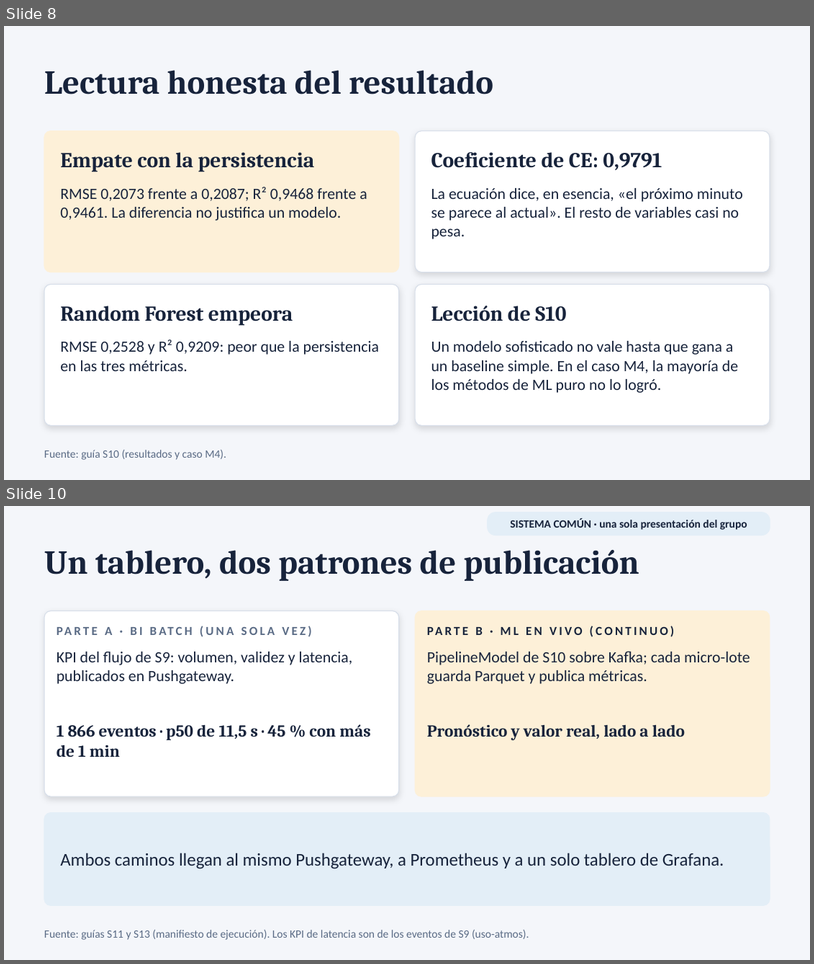
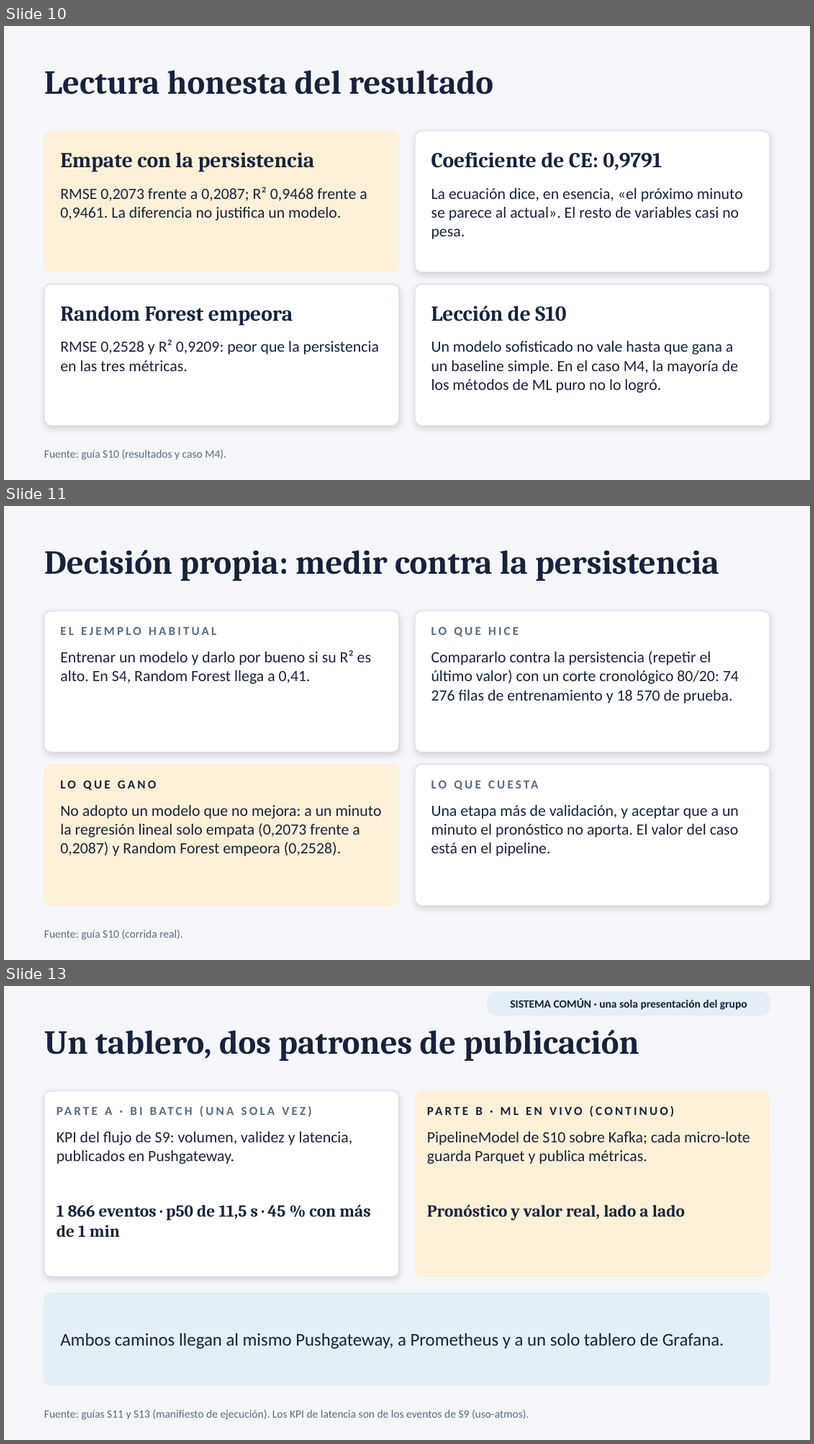
Before and after one commit to 262bigdata/lambda26, a slide deck: presentaciones/lambda26_U2_campo_electrico.pptx. Shown one above the other, each under a label of ours: slides 8 and 10 before the commit, slides 10, 11 and 13 after it; the slides between them are not shown. The pictures are 814x964 and 814x1444 pixels, drawn with LibreOffice and Linux fonts; fonts in the diff are those of the drawing. Boxes give left, top, right and bottom in pixels: in the first picture for what was removed or moved away, otherwise in the second. Text is boxed around its words. In the diff, an @@ line names an element or a change of style, - is before the commit and + after.

```diff
--- a/presentaciones/lambda26_U2_campo_electrico.pptx
+++ b/presentaciones/lambda26_U2_campo_electrico.pptx
@@ slide 11 added at (4,506,810,960), background #F4F6FA @@
@@ text added at (44,550,720,581), 30 pt, text #17233B, bold @@
+Decisión propia: medir contra la persistencia
@@ rounded rectangle added at (44,611,399,752), fill #FFFFFF, outline #D8DFEA 0.75 pt @@
@@ rounded rectangle added at (415,611,770,752), fill #FFFFFF, outline #D8DFEA 0.75 pt @@
@@ text added at (60,627,216,635), 11 pt, text #5A6B85, bold @@
+EL EJEMPLO HABITUAL
@@ text added at (432,627,519,636), 11 pt, text #5A6B85, bold @@
+LO QUE HICE
@@ text added at (60,650,371,684), 14 pt, text #17233B @@
+Entrenar un modelo y darlo por bueno si su R² es alto. En S4, Random Forest llega a 0,41.
@@ text added at (432,651,739,703), 14 pt, text #17233B @@
+Compararlo contra la persistencia (repetir el último valor) con un corte cronológico 80/20: 74 276 filas de entrenamiento y 18 570 de prueba.
@@ rounded rectangle added at (44,764,399,905), fill #FDF0D8, outline #FDF0D8 0.75 pt @@
@@ rounded rectangle added at (415,764,770,905), fill #FFFFFF, outline #D8DFEA 0.75 pt @@
@@ text added at (60,780,157,790), 11 pt, text #17233B, bold @@
+LO QUE GANO
@@ text added at (60,805,382,856), 14 pt, text #17233B @@
+No adopto un modelo que no mejora: a un minuto la regresión lineal solo empata (0,2073 frente a 0,2087) y Random Forest empeora (0,2528).
@@ text added at (432,805,739,856), 14 pt, text #17233B @@
+Una etapa más de validación, y aceptar que a un minuto el pronóstico no aporta. El valor del caso está en el pipeline.
@@ text added at (684,808,708,818), 11 pt, text #5A6B85, bold @@
+LO QUE CUESTA
@@ text added at (44,929,183,939), 10 pt, text #5A6B85 @@
+Fuente: guía S10 (corrida real).
@@ what was slide 8 is now slide 10 @@
@@ what was slide 10 is now slide 13 @@
```
Also in this commit, not shown: 2 slides changed, 2 other slides added, 4 other files.
